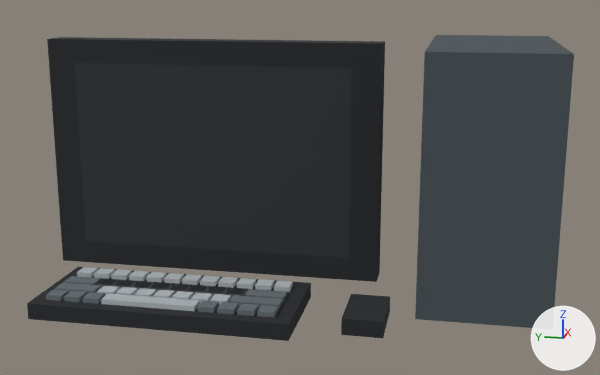
The glTF model public/assets/models/computadora.gltf as it was, and as the next commit left it.
Before and after are seen from a camera (50 mm lens) standing at (-1.609, -0.325, 0.616) and looking at (0.043, 0.006, 0.203). Every picture has the same lights, and +X, +Y and +Z are marked at lower right. The older version comes first. Vertices at exactly the same position are counted once.

Objects in the first picture: 'cube', 'cube.047', 'cuboid', 'cuboid.001', 'cuboid.002' and 38 more.
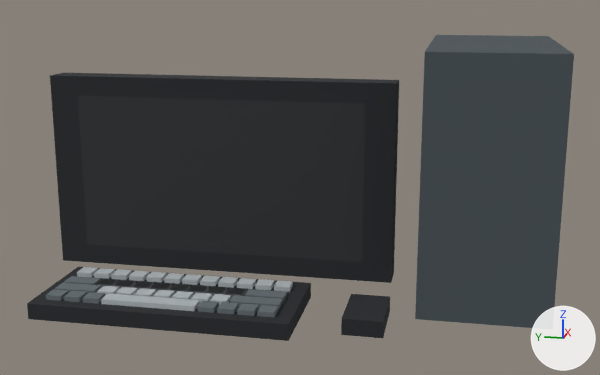
The change in detail:
me_mesh_0 is used by ob_cube; location (0.125, 0.25, 0.0).
me_mesh_0 had 8 vertices, 12 faces and spanned x -0.062..0.0, y -0.406..0.312, z 0.0..0.5.
me_mesh_0 now has 8 vertices, 12 faces and spans x -0.062..0.0, y -0.438..0.312, z 0.0..0.422.
Part 1, on me_mesh_0:
Vertex 0 of me_mesh_0 moves from (0.0, -0.406, 0.5) at pixel (385, 41) to (0.0, -0.438, 0.422) at pixel (399, 79).
Vertex 1 of me_mesh_0 moves from (0.0, 0.312, 0.5) at pixel (60, 37) to (0.0, 0.312, 0.422) at pixel (63, 72).
Vertex 2 of me_mesh_0 moves from (0.0, -0.406, 0.0) at pixel (379, 272) to (0.0, -0.438, 0.0) at pixel (393, 273).
Vertex 4 of me_mesh_0 moves from (-0.062, 0.312, 0.5) at pixel (47, 38) to (-0.062, 0.312, 0.422) at pixel (49, 75).
Vertex 5 of me_mesh_0 moves from (-0.062, -0.406, 0.5) at pixel (382, 43) to (-0.062, -0.438, 0.422) at pixel (396, 83).
Vertex 7 of me_mesh_0 moves from (-0.062, -0.406, 0.0) at pixel (376, 281) to (-0.062, -0.438, 0.0) at pixel (391, 282).

Location of each change, (x1, y1, x2, y2) in pixels of the pictures (600 x 375 px):
'cube', reshaped (14% shorter)
    before: (47, 37, 385, 282)
    after: (50, 73, 399, 283)
